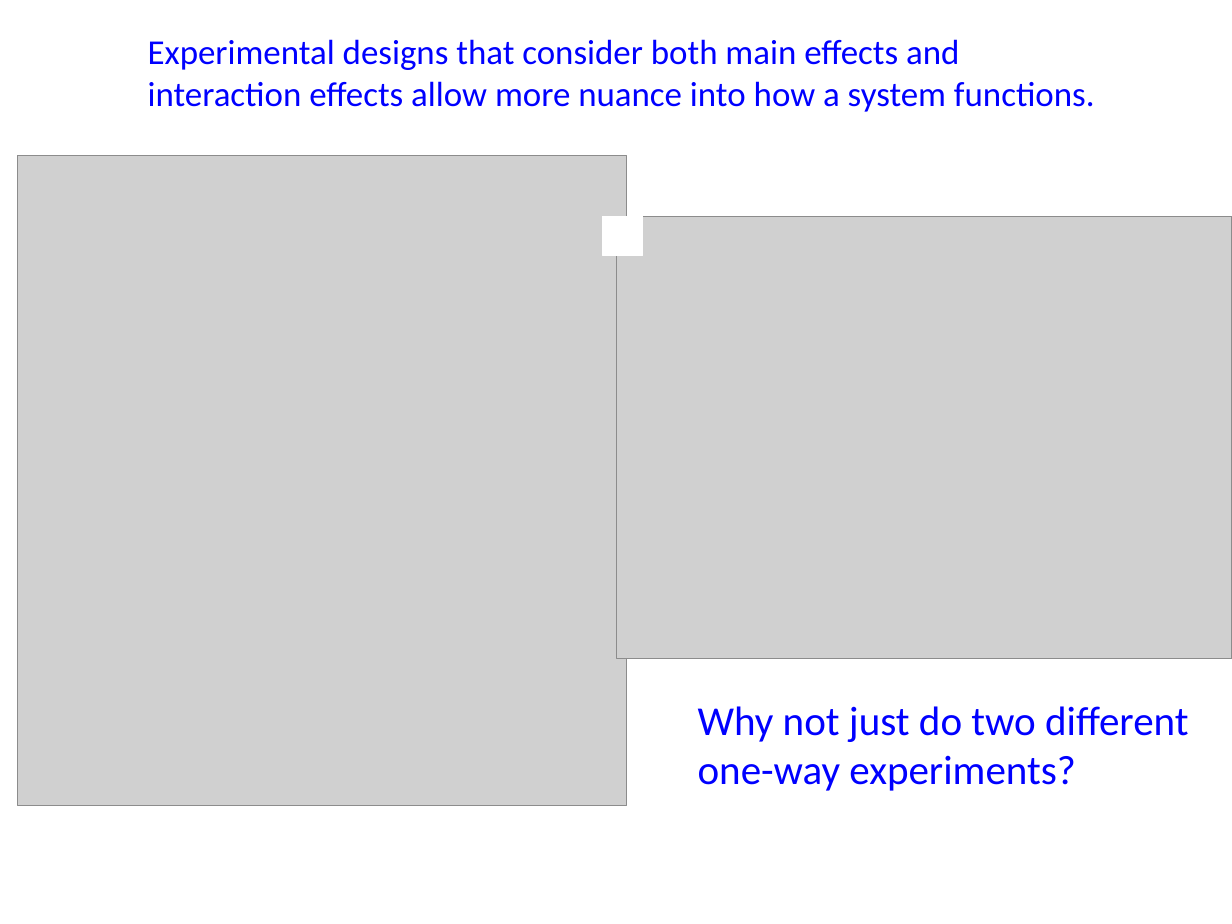
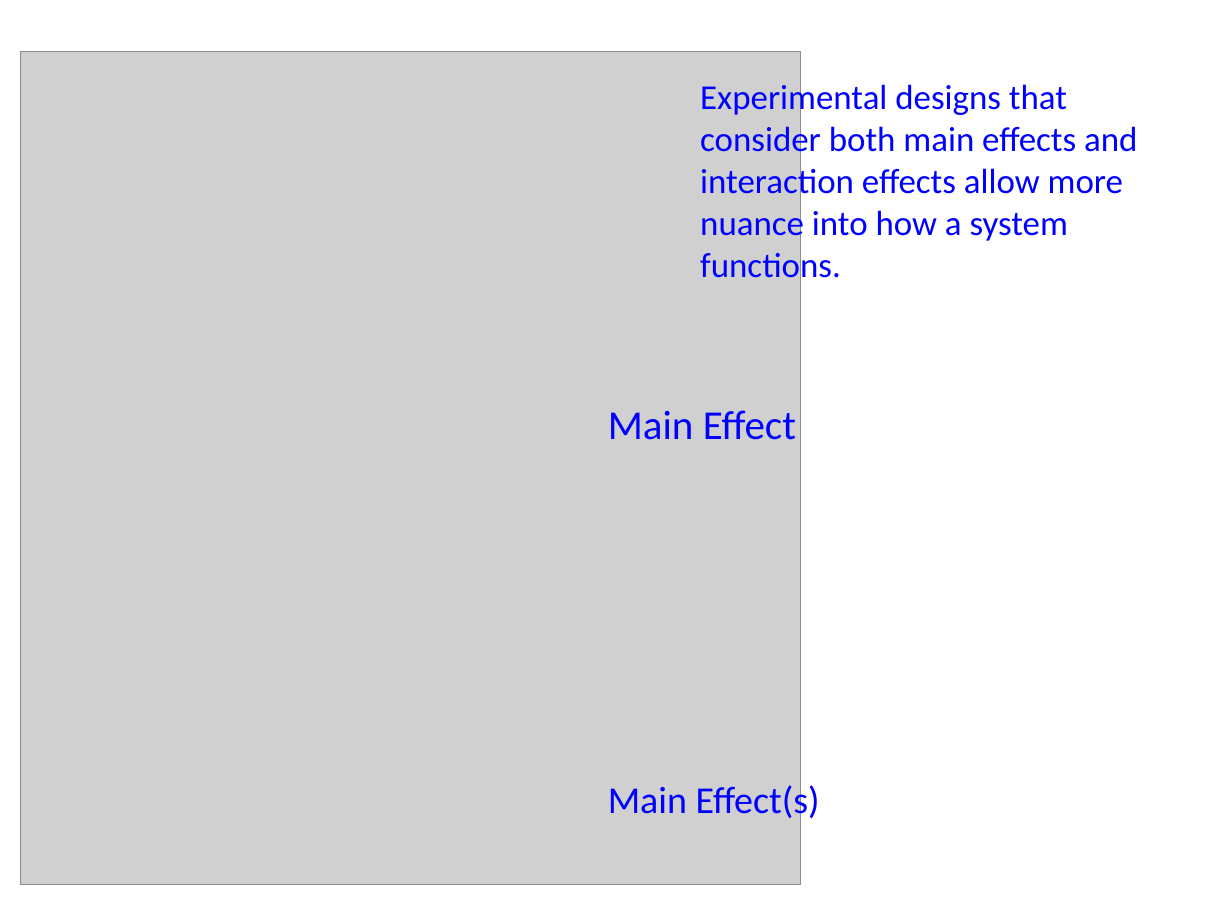
Before and after one commit to cmgienger/6-2WayANOVA, a slide deck: slide 7 of 6-2Way_ANOVA.pptx (slide 6 before the commit). Drawn at 1232x924 pixels with LibreOffice and Linux fonts; fonts in the diff are those of the drawing; grey boxes stand for pictures. Boxes give left, top, right and bottom in pixels: in the first picture for what was removed or moved away, otherwise in the second. Text is boxed around its words. In the diff, an @@ line names an element or a change of style, - is before the commit and + after.

```diff
--- a/6-2Way_ANOVA.pptx
+++ b/6-2Way_ANOVA.pptx
@@ picture: place and size @@
-picture at [17,155,626,806]
+picture at [21,52,801,885]
@@ text "Experimental designs that consider both ..." rewrapped from [148,39,1095,112] to [700,80,1137,244] @@
@@ rectangle removed at [602,217,643,256] @@
@@ picture removed at [616,217,1232,659] @@
@@ text added at [608,410,796,440], 24 pt, text #0000FF @@
+Main Effect
@@ text removed at [698,706,1188,791] @@
-Why not just do two different one-way experiments?
@@ text added at [608,781,820,822], 22.2 pt, text #0000FF @@
+Main Effect(s)
```
Also in this commit, not shown: 6 other slides changed, 5 slides added.
